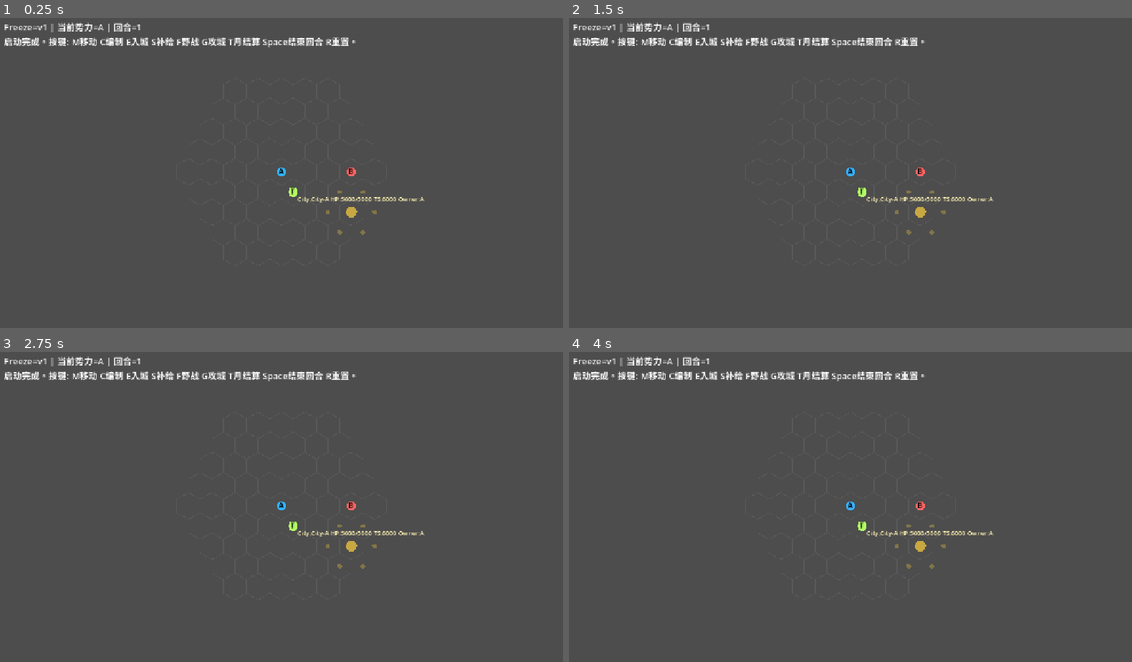
Above: before the commit, frames 1-4 (two rows, left to right).
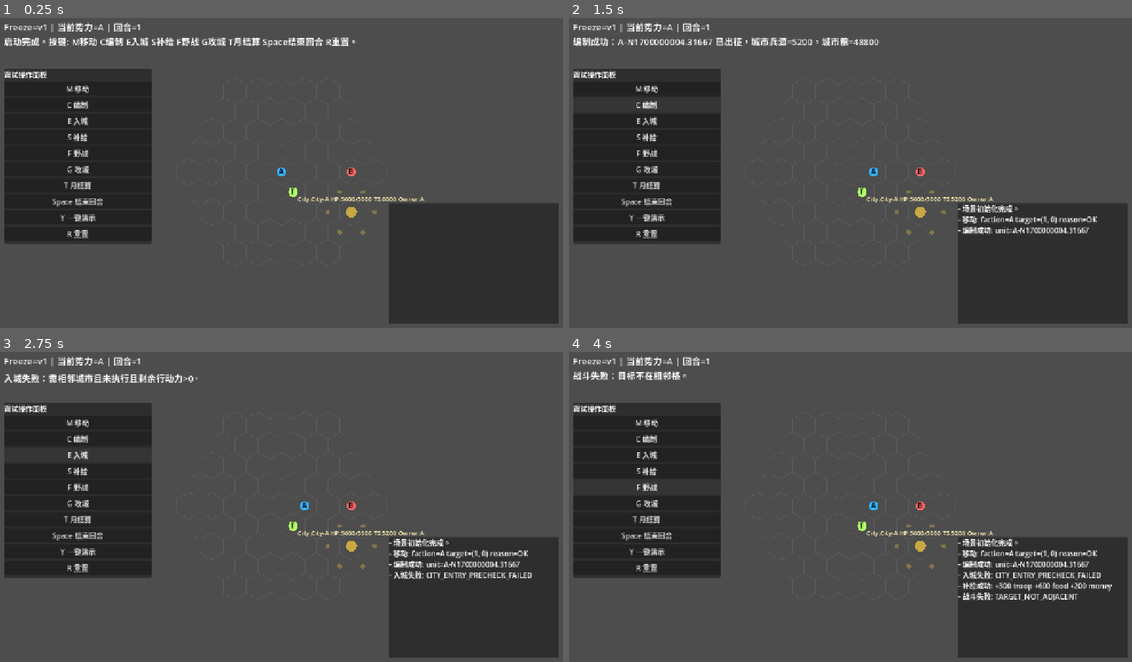
Above: after the commit, the same moments.

Repository: a327921510/test-unity
Game: Godot game, scene res://scenes/Main.tscn
The game is run twice, just before and just after one commit, with the same random seed, the same clock (stepped at 60 frames per second) and the same inputs.
Inputs (mouse positions are in pixels of both pictures, inside the frame that each line leads up to):
- Up to frame 1 (0.25 s): no input
- Up to frame 2 (1.5 s): click (647, 89) at 0.5 s, where only the run after the commit has a clickable "M 移动"; click (647, 104) at 1.25 s, where only the run after the commit has a clickable "C 编制"
- Up to frame 3 (2.75 s): click (78, 454) at 2 s, where only the run after the commit has a clickable "E 入城"
- Up to frame 4 (4 s): click (647, 469) at 2.75 s, where only the run after the commit has a clickable "S 补给"; click (647, 488) at 3.5 s, where only the run after the commit has a clickable "F 野战"

The runs differ from the first frame. In frame 1, 26% of the frame differs, in the area x 0-100%, y 16-99%; in frame 2, 26%; in frame 3, 26%; in frame 4, 25%.

Commit message:
feat: 初步代码生成

Diff:
--- a/scripts/Main.gd
+++ b/scripts/Main.gd
@@ -9,6 +9,8 @@
 const CITY_MANAGER_SCRIPT := preload("res://scripts/core/CityManager.gd")
 const LOGISTICS_SYSTEM_SCRIPT := preload("res://scripts/core/LogisticsSystem.gd")
 const COMBAT_SYSTEM_SCRIPT := preload("res://scripts/core/CombatSystem.gd")
+const DEBUG_PANEL_SCRIPT := preload("res://scripts/ui/DebugPanel.gd")
+const REASON_CODES := preload("res://scripts/common/ReasonCodes.gd")
 
 const HEX_SIZE := 30.0
 const GRID_RADIUS := 4
@@ -26,9 +28,12 @@
 var _city_alpha
 var _unit_list: Array = []
 var _status_text := ""
+var _event_logs: Array[String] = []
+var _debug_panel
 
 func _ready() -> void:
 	_initialize_demo()
+	_build_debug_panel()
 	_update_status("启动完成。按键: M移动 C编制 E入城 S补给 F野战 G攻城 T月结算 Space结束回合 R重置。")
 	queue_redraw()
 
@@ -56,6 +61,8 @@
 			KEY_R:
 				_initialize_demo()
 				_update_status("已重置演示状态。")
+			KEY_Y:
+				_run_full_demo_once()
 			_:
 				return
 		queue_redraw()
@@ -98,6 +105,8 @@
 	var city_cells: Array[Vector2i] = [Vector2i(2, 2)]
 	_unit_list = [_unit_a, _unit_b, _unit_transport]
 	_grid_rules.setup(city_cells, _unit_list)
+	_event_logs.clear()
+	_push_log("场景初始化完成。")
 
 	print("RULE_FREEZE_VERSION=", RULE_CONFIGS_SCRIPT.RULE_FREEZE_VERSION)
 	print("Current faction=", _turn_manager.current_faction_id(), ", turn=", _turn_manager.current_turn_count())
@@ -119,6 +128,7 @@
 			unit.remaining_move_points
 		]
 	)
+	_push_log("移动: faction=%s target=%s reason=%s" % [faction, str(target), _reason_to_text(reason)])
 
 func _try_compose_unit() -> void:
 	var faction: String = _turn_manager.current_faction_id()
@@ -132,61 +142,78 @@
 	)
 	if not result["ok"]:
 		_update_status("编制失败：%s" % result["reason"])
+		_push_log("编制失败: %s" % result["reason"])
 		return
 	var new_unit = result["unit"]
 	_unit_list.append(new_unit)
 	_grid_rules.register_unit(new_unit)
 	_update_status("编制成功：%s 已出征，城市兵源=%d，城市粮=%d" % [new_unit.id, _city_alpha.troop_source, _city_alpha.food])
+	_push_log("编制成功: unit=%s" % new_unit.id)
 
 func _try_city_entry_disband() -> void:
 	if not _grid_rules.is_city_entry_allowed(_unit_a, _city_alpha.core_grid):
 		_update_status("入城失败：需相邻城市且未执行且剩余行动力>0。")
+		_push_log("入城失败: %s" % REASON_CODES.CITY_ENTRY_PRECHECK_FAILED)
 		return
 	var result: Dictionary = _army_composer.disband_into_city(_unit_a, _city_alpha)
 	if not result["ok"]:
 		_update_status("入城失败：%s" % result["reason"])
+		_push_log("入城失败: %s" % result["reason"])
 		return
 	_grid_rules.remove_unit(_unit_a)
 	_unit_a.is_routed = true
 	_update_status("入城拆解成功：回库兵源=%d，城市兵源=%d，城市伤员=%d" % [
 		result["returned"]["troop_source"], _city_alpha.troop_source, _city_alpha.wounded_troop_source
 	])
+	_push_log("入城成功: troop_return=%d" % result["returned"]["troop_source"])
 
 func _try_supply() -> void:
 	var reachable: bool = _grid_rules.is_supply_reachable(_unit_transport.grid, _unit_a.grid)
 	var result: Dictionary = _logistics.supply(_unit_transport, _unit_a, {"troop_source": 300, "food": 600, "money": 200}, reachable)
 	if not result["ok"]:
 		_update_status("补给失败：%s" % result["reason"])
+		_push_log("补给失败: %s" % result["reason"])
 		return
 	_update_status("补给成功：兵源+%d 粮+%d 钱+%d，目标战法点=%.1f" % [
 		result["delta"]["troop_source"], result["delta"]["food"], result["delta"]["money"], result["target_tactic_point"]
+	])
+	_push_log("补给成功: %+d troop %+d food %+d money" % [
+		result["delta"]["troop_source"], result["delta"]["food"], result["delta"]["money"]
 	])
 
 func _try_battle() -> void:
 	if _grid_rules.hex_distance(_unit_a.grid, _unit_b.grid) > 1:
 		_update_status("战斗失败：目标不在相邻格。")
+		_push_log("战斗失败: %s" % REASON_CODES.TARGET_NOT_ADJACENT)
 		return
 	var result: Dictionary = _combat.resolve_battle(_unit_a, _unit_b, 1.0)
 	if not result["ok"]:
 		_update_status("战斗失败：%s" % result["reason"])
+		_push_log("战斗失败: %s" % result["reason"])
 		return
 	if _unit_b.is_routed:
 		_grid_rules.remove_unit(_unit_b)
 	_update_status("野战完成：敌损=%d 我损=%d；%s" % [
 		result["defender_loss"], result["attacker_loss"], ",".join(result["logs"])
 	])
+	_push_log("野战完成: defender_loss=%d attacker_loss=%d" % [result["defender_loss"], result["attacker_loss"]])
 
 func _try_siege() -> void:
 	if not _grid_rules.is_adjacent(_unit_a.grid, _city_alpha.core_grid):
 		_update_status("攻城失败：需要在城市邻格。")
+		_push_log("攻城失败: NOT_ADJACENT_TO_CITY")
 		return
 	var result: Dictionary = _combat.resolve_siege(_unit_a, _city_alpha)
 	if not result["ok"]:
 		_update_status("攻城失败：%s" % result["reason"])
+		_push_log("攻城失败: %s" % result["reason"])
 		return
 	_update_status("攻城完成：耐久变化=%d，城内兵源变化=%d，破城=%s，易主=%s(%s)" % [
 		result["city_durability_delta"], result["city_troop_source_delta"],
 		str(result["is_city_breached"]), str(result["city_owner_changed"]), result["new_owner_faction_id"]
+	])
+	_push_log("攻城完成: durability_delta=%d breached=%s owner=%s" % [
+		result["city_durability_delta"], str(result["is_city_breached"]), result["new_owner_faction_id"]
 	])
 
 func _run_monthly_settlement() -> void:
@@ -195,6 +222,7 @@
 		result["money_delta"], result["food_delta"], result["weapon_delta"], result["troop_source_delta"],
 		result["wounded_recovery_delta"], result["conscription_delta"]
 	])
+	_push_log("月结算: money=%d food=%d troop=%d" % [result["money_delta"], result["food_delta"], result["troop_source_delta"]])
 
 func _apply_turn_end_logistics() -> void:
 	for unit in _unit_list:
@@ -203,6 +231,71 @@
 		var starve: Dictionary = _logistics.apply_starvation(unit)
 		if starve["triggered"]:
 			print("STARVATION unit=%s loss=%d" % [unit.id, starve["loss"]])
+			_push_log("断粮: unit=%s loss=%d" % [unit.id, starve["loss"]])
+
+func _run_full_demo_once() -> void:
+	_initialize_demo()
+	_try_move_current_unit()
+	_try_supply()
+	_try_battle()
+	_try_move_current_unit()
+	_try_siege()
+	_run_monthly_settlement()
+	_update_status("一键演示执行完毕，可查看右下战报。")
+	_push_log("一键闭环演示完成。")
+	queue_redraw()
+
+func _build_debug_panel() -> void:
+	if has_node("DebugUI"):
+		return
+	_debug_panel = DEBUG_PANEL_SCRIPT.new()
+	_debug_panel.name = "DebugUI"
+	add_child(_debug_panel)
+	_debug_panel.setup(Callable(self, "_handle_debug_action"))
+
+func _handle_debug_action(action_id: String) -> void:
+	match action_id:
+		"move":
+			_try_move_current_unit()
+		"compose":
+			_try_compose_unit()
+		"entry":
+			_try_city_entry_disband()
+		"supply":
+			_try_supply()
+		"battle":
+			_try_battle()
+		"siege":
+			_try_siege()
+		"monthly":
+			_run_monthly_settlement()
+		"end_turn":
+			_on_click_end_turn()
+		"full_demo":
+			_run_full_demo_once()
+		"reset":
+			_on_click_reset()
+		_:
+			return
+	queue_redraw()
+
+func _on_click_end_turn() -> void:
+	_apply_turn_end_logistics()
+	_turn_manager.end_turn()
+	_update_status("结束回合，当前势力：%s，回合：%d" % [_turn_manager.current_faction_id(), _turn_manager.current_turn_count()])
+	queue_redraw()
+
+func _on_click_reset() -> void:
+	_initialize_demo()
+	_update_status("已重置演示状态。")
+	queue_redraw()
+
+func _push_log(text: String) -> void:
+	_event_logs.append(text)
+	if _event_logs.size() > 14:
+		_event_logs.remove_at(0)
+	if _debug_panel != null:
+		_debug_panel.set_logs(_event_logs)
 
 func _update_status(text: String) -> void:
 	_status_text = "Freeze=%s | 当前势力=%s | 回合=%d\n%s" % [
--- /dev/null
+++ b/scripts/common/ReasonCodes.gd
@@ -0,0 +1,20 @@
+extends RefCounted
+class_name ReasonCodes
+
+const OK := "OK"
+
+const CITY_OWNER_MISMATCH := "CITY_OWNER_MISMATCH"
+const INVALID_TROOP_SOURCE := "INVALID_TROOP_SOURCE"
+const CITY_TROOP_SOURCE_NOT_ENOUGH := "CITY_TROOP_SOURCE_NOT_ENOUGH"
+const CITY_WEAPON_NOT_ENOUGH := "CITY_WEAPON_NOT_ENOUGH"
+
+const SUPPLY_OUT_OF_RANGE := "SUPPLY_OUT_OF_RANGE"
+const NOT_TRANSPORT_UNIT := "NOT_TRANSPORT_UNIT"
+const TRANSPORT_ALREADY_EXECUTED := "TRANSPORT_ALREADY_EXECUTED"
+const SUPPLY_ACTION_LIMIT_REACHED := "SUPPLY_ACTION_LIMIT_REACHED"
+const NOTHING_TO_SUPPLY := "NOTHING_TO_SUPPLY"
+
+const ATTACKER_ALREADY_EXECUTED := "ATTACKER_ALREADY_EXECUTED"
+const SAME_FACTION_CITY := "SAME_FACTION_CITY"
+const TARGET_NOT_ADJACENT := "TARGET_NOT_ADJACENT"
+const CITY_ENTRY_PRECHECK_FAILED := "CITY_ENTRY_PRECHECK_FAILED"
--- a/scripts/core/ArmyComposer.gd
+++ b/scripts/core/ArmyComposer.gd
@@ -2,6 +2,7 @@
 class_name ArmyComposer
 
 const UNIT_DATA_SCRIPT := preload("res://scripts/domain/Unit.gd")
+const REASON_CODES := preload("res://scripts/common/ReasonCodes.gd")
 
 func compose_unit(
 	city,
@@ -15,13 +16,13 @@
 	money: int
 ) -> Dictionary:
 	if city.owner_faction_id != faction_id:
-		return {"ok": false, "reason": "CITY_OWNER_MISMATCH"}
+		return {"ok": false, "reason": REASON_CODES.CITY_OWNER_MISMATCH}
 	if troop_source <= 0:
-		return {"ok": false, "reason": "INVALID_TROOP_SOURCE"}
+		return {"ok": false, "reason": REASON_CODES.INVALID_TROOP_SOURCE}
 	if city.troop_source < troop_source:
-		return {"ok": false, "reason": "CITY_TROOP_SOURCE_NOT_ENOUGH"}
+		return {"ok": false, "reason": REASON_CODES.CITY_TROOP_SOURCE_NOT_ENOUGH}
 	if city.weapon_stock.get(weapon_type, 0) < troop_source:
-		return {"ok": false, "reason": "CITY_WEAPON_NOT_ENOUGH"}
+		return {"ok": false, "reason": REASON_CODES.CITY_WEAPON_NOT_ENOUGH}
 
 	var taken_food: int = min(food, city.food)
 	var taken_money: int = min(money, city.money)
@@ -40,7 +41,7 @@
 
 func disband_into_city(unit, city) -> Dictionary:
 	if city.owner_faction_id != unit.faction_id:
-		return {"ok": false, "reason": "CITY_OWNER_MISMATCH"}
+		return {"ok": false, "reason": REASON_CODES.CITY_OWNER_MISMATCH}
 
 	var returned := {
 		"troop_source": unit.troop_source,
--- a/scripts/core/CombatSystem.gd
+++ b/scripts/core/CombatSystem.gd
@@ -3,10 +3,11 @@
 
 const UNIT_DATA_SCRIPT := preload("res://scripts/domain/Unit.gd")
 const CITY_DATA_SCRIPT := preload("res://scripts/domain/City.gd")
+const REASON_CODES := preload("res://scripts/common/ReasonCodes.gd")
 
 func resolve_battle(attacker, defender, terrain_damage_coeff := 1.0) -> Dictionary:
 	if attacker.execution_state != UNIT_DATA_SCRIPT.ExecutionState.UNEXECUTED:
-		return {"ok": false, "reason": "ATTACKER_ALREADY_EXECUTED"}
+		return {"ok": false, "reason": REASON_CODES.ATTACKER_ALREADY_EXECUTED}
 
 	var hit_rate: float = clampf(0.75 + 0.05 - 0.05, 0.1, 0.95)
 	var hit_roll: float = randf()
@@ -52,9 +53,9 @@
 
 func resolve_siege(attacker, city) -> Dictionary:
 	if attacker.execution_state != UNIT_DATA_SCRIPT.ExecutionState.UNEXECUTED:
-		return {"ok": false, "reason": "ATTACKER_ALREADY_EXECUTED"}
+		return {"ok": false, "reason": REASON_CODES.ATTACKER_ALREADY_EXECUTED}
 	if attacker.faction_id == city.owner_faction_id:
-		return {"ok": false, "reason": "SAME_FACTION_CITY"}
+		return {"ok": false, "reason": REASON_CODES.SAME_FACTION_CITY}
 
 	var siege_type_coeff: float = 1.0
 	if attacker.arms_type == UNIT_DATA_SCRIPT.ArmsType.CATAPULT:
--- a/scripts/core/LogisticsSystem.gd
+++ b/scripts/core/LogisticsSystem.gd
@@ -2,16 +2,17 @@
 class_name LogisticsSystem
 
 const UNIT_DATA_SCRIPT := preload("res://scripts/domain/Unit.gd")
+const REASON_CODES := preload("res://scripts/common/ReasonCodes.gd")
 
 func supply(transport, target, payload: Dictionary, is_reachable: bool) -> Dictionary:
 	if not is_reachable:
-		return {"ok": false, "reason": "SUPPLY_OUT_OF_RANGE"}
+		return {"ok": false, "reason": REASON_CODES.SUPPLY_OUT_OF_RANGE}
 	if transport.arms_type != UNIT_DATA_SCRIPT.ArmsType.TRANSPORT:
-		return {"ok": false, "reason": "NOT_TRANSPORT_UNIT"}
+		return {"ok": false, "reason": REASON_CODES.NOT_TRANSPORT_UNIT}
 	if transport.execution_state != UNIT_DATA_SCRIPT.ExecutionState.UNEXECUTED:
-		return {"ok": false, "reason": "TRANSPORT_ALREADY_EXECUTED"}
+		return {"ok": false, "reason": REASON_CODES.TRANSPORT_ALREADY_EXECUTED}
 	if transport.supply_action_used_this_turn:
-		return {"ok": false, "reason": "SUPPLY_ACTION_LIMIT_REACHED"}
+		return {"ok": false, "reason": REASON_CODES.SUPPLY_ACTION_LIMIT_REACHED}
 
 	var add_troop: int = int(payload.get("troop_source", 0))
 	var add_food: int = int(payload.get("food", 0))
@@ -22,7 +23,7 @@
 	add_money = min(add_money, transport.money)
 
 	if add_troop <= 0 and add_food <= 0 and add_money <= 0:
-		return {"ok": false, "reason": "NOTHING_TO_SUPPLY"}
+		return {"ok": false, "reason": REASON_CODES.NOTHING_TO_SUPPLY}
 
 	var old_troop: int = target.troop_source
 	var old_tp: float = target.tactic_point
--- /dev/null
+++ b/scripts/tests/RuleLoopTest.gd
@@ -0,0 +1,62 @@
+extends SceneTree
+
+const UNIT_DATA_SCRIPT := preload("res://scripts/domain/Unit.gd")
+const CITY_DATA_SCRIPT := preload("res://scripts/domain/City.gd")
+const HEX_GRID_RULES_SCRIPT := preload("res://scripts/map/HexGridRules.gd")
+const ARMY_COMPOSER_SCRIPT := preload("res://scripts/core/ArmyComposer.gd")
+const CITY_MANAGER_SCRIPT := preload("res://scripts/core/CityManager.gd")
+const LOGISTICS_SYSTEM_SCRIPT := preload("res://scripts/core/LogisticsSystem.gd")
+const COMBAT_SYSTEM_SCRIPT := preload("res://scripts/core/CombatSystem.gd")
+
+var _failed := false
+
+func _init() -> void:
+	randomize()
+	var city = CITY_DATA_SCRIPT.new("City-A", "A", Vector2i(2, 2))
+	var attacker = UNIT_DATA_SCRIPT.new("A-1", "A", UNIT_DATA_SCRIPT.ArmsType.SPEARMAN, Vector2i(0, 0), 3)
+	var defender = UNIT_DATA_SCRIPT.new("B-1", "B", UNIT_DATA_SCRIPT.ArmsType.HALBERD_SHIELD, Vector2i(1, 0), 3)
+	var transport = UNIT_DATA_SCRIPT.new("A-T", "A", UNIT_DATA_SCRIPT.ArmsType.TRANSPORT, Vector2i(0, 1), 4)
+	transport.food = 2000
+	transport.money = 1000
+	transport.troop_source = 1000
+	transport.weapon_amount = 1000
+
+	var grid = HEX_GRID_RULES_SCRIPT.new()
+	var city_cells: Array[Vector2i] = [city.core_grid]
+	grid.setup(city_cells, [attacker, defender, transport])
+	var composer = ARMY_COMPOSER_SCRIPT.new()
+	var city_mgr = CITY_MANAGER_SCRIPT.new()
+	var logistics = LOGISTICS_SYSTEM_SCRIPT.new()
+	var combat = COMBAT_SYSTEM_SCRIPT.new()
+
+	var compose_ret: Dictionary = composer.compose_unit(
+		city, "A-N1", "A", UNIT_DATA_SCRIPT.ArmsType.CAVALRY, Vector2i(-1, 0), 500, "HORSE", 400, 300
+	)
+	_assert(compose_ret["ok"], "compose should pass")
+
+	var supply_ret: Dictionary = logistics.supply(transport, attacker, {"troop_source": 100, "food": 200, "money": 100}, true)
+	_assert(supply_ret["ok"], "supply should pass")
+
+	var battle_ret: Dictionary = combat.resolve_battle(attacker, defender, 1.0)
+	_assert(battle_ret["ok"], "battle should pass")
+
+	attacker.execution_state = UNIT_DATA_SCRIPT.ExecutionState.UNEXECUTED
+	city.owner_faction_id = "B"
+	attacker.grid = Vector2i(2, 1)
+	grid.remove_unit(attacker)
+	grid.register_unit(attacker)
+	var siege_ret: Dictionary = combat.resolve_siege(attacker, city)
+	_assert(siege_ret["ok"], "siege should pass")
+
+	var settle_ret: Dictionary = city_mgr.monthly_settlement(city)
+	_assert(settle_ret["food_delta"] >= 0, "monthly settlement should produce food")
+	if _failed:
+		return
+	print("TEST_PASS: full rule loop smoke test passed.")
+	quit(0)
+
+func _assert(cond: bool, msg: String) -> void:
+	if not cond:
+		_failed = true
+		push_error("TEST_FAIL: %s" % msg)
+		quit(1)
--- /dev/null
+++ b/scripts/ui/DebugPanel.gd
@@ -0,0 +1,62 @@
+extends CanvasLayer
+class_name DebugPanel
+
+var _log_label: RichTextLabel
+var _on_action: Callable
+
+func setup(on_action: Callable) -> void:
+	_on_action = on_action
+	var root := Control.new()
+	root.set_anchors_preset(Control.PRESET_FULL_RECT)
+	add_child(root)
+
+	var panel := PanelContainer.new()
+	panel.offset_left = 20
+	panel.offset_top = 130
+	panel.offset_right = 350
+	panel.offset_bottom = 520
+	root.add_child(panel)
+
+	var vb := VBoxContainer.new()
+	panel.add_child(vb)
+	var title := Label.new()
+	title.text = "调试操作面板"
+	vb.add_child(title)
+
+	_add_button(vb, "M 移动", "move")
+	_add_button(vb, "C 编制", "compose")
+	_add_button(vb, "E 入城", "entry")
+	_add_button(vb, "S 补给", "supply")
+	_add_button(vb, "F 野战", "battle")
+	_add_button(vb, "G 攻城", "siege")
+	_add_button(vb, "T 月结算", "monthly")
+	_add_button(vb, "Space 结束回合", "end_turn")
+	_add_button(vb, "Y 一键演示", "full_demo")
+	_add_button(vb, "R 重置", "reset")
+
+	var log_panel := PanelContainer.new()
+	log_panel.offset_left = 880
+	log_panel.offset_top = 430
+	log_panel.offset_right = 1260
+	log_panel.offset_bottom = 700
+	root.add_child(log_panel)
+	_log_label = RichTextLabel.new()
+	_log_label.fit_content = true
+	_log_label.scroll_following = true
+	log_panel.add_child(_log_label)
+
+func set_logs(lines: Array[String]) -> void:
+	if _log_label == null:
+		return
+	_log_label.clear()
+	for line in lines:
+		_log_label.append_text("- %s\n" % line)
+
+func _add_button(parent: VBoxContainer, text: String, action_id: String) -> void:
+	var btn := Button.new()
+	btn.text = text
+	btn.pressed.connect(func() -> void:
+		if _on_action.is_valid():
+			_on_action.call(action_id)
+	)
+	parent.add_child(btn)
